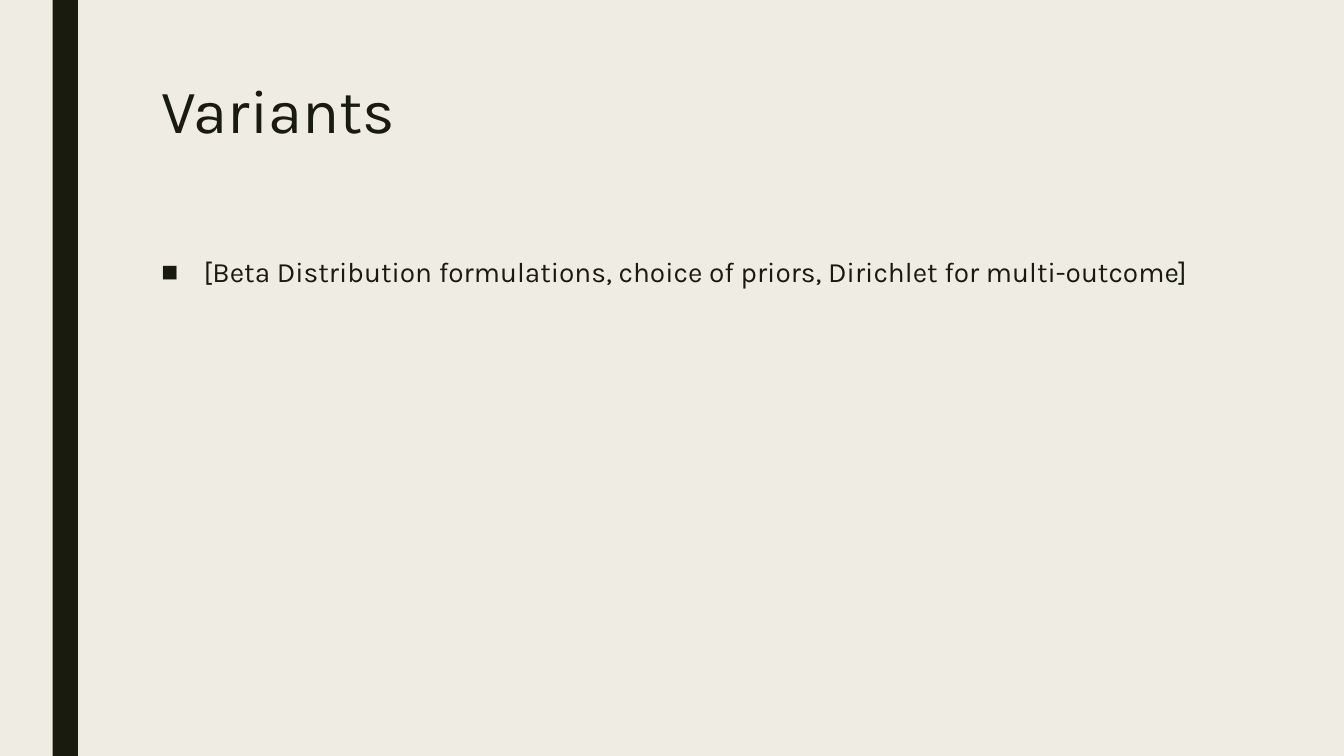
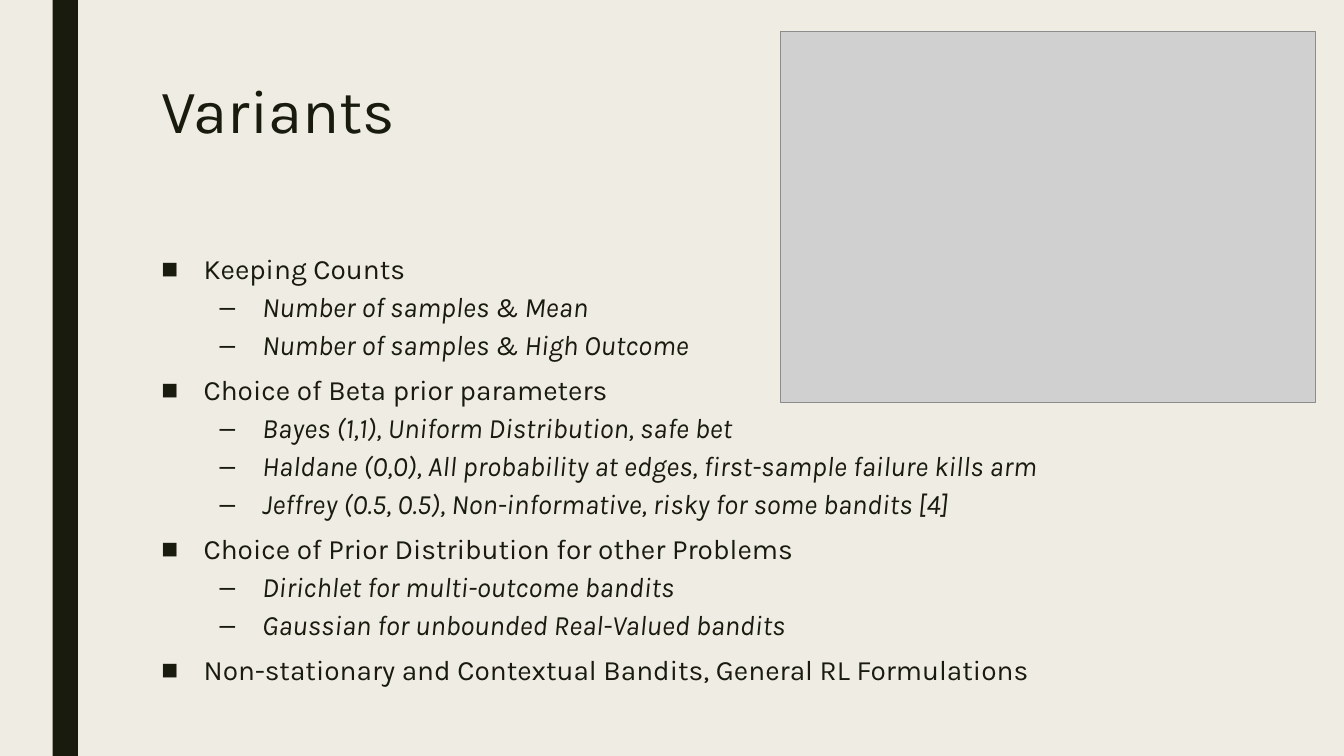
Before and after one commit to CourseReps/ECEN689-Fall2018, a slide deck: slide 9 of Students/mason-rumuly/tutorial/Thompson Sampling.pptx. Drawn at 1344x756 pixels with LibreOffice and Linux fonts; fonts in the diff are those of the drawing; grey boxes stand for pictures. Boxes give left, top, right and bottom in pixels: in the first picture for what was removed or moved away, otherwise in the second. Text is boxed around its words. In the diff, an @@ line names an element or a change of style, - is before the commit and + after.

```diff
--- a/Students/mason-rumuly/tutorial/Thompson Sampling.pptx
+++ b/Students/mason-rumuly/tutorial/Thompson Sampling.pptx
@@ picture added at (780, 31, 1316, 402) @@
@@ text at (204, 259, 1036, 687): text changed; italic on @@
-■ [Beta Distribution formulations, choice of priors, Dirichlet for multi-outcome]
+■ Keeping Counts
+  – Number of samples & Mean
+  – Number of samples & High Outcome
+■ Choice of Beta prior parameters
+  – Bayes (1,1), Uniform Distribution, safe bet
+  – Haldane (0,0), All probability at edges, first-sample failure kills arm
+  – Jeffrey (0.5, 0.5), Non-informative, risky for some bandits [4]
+■ Choice of Prior Distribution for other Problems
+  – Dirichlet for multi-outcome bandits
+  – Gaussian for unbounded Real-Valued bandits
+■ Non-stationary and Contextual Bandits, General RL Formulations
```
Also in this commit, not shown: 2 other slides changed, 4 slides added, 3 slides removed.
